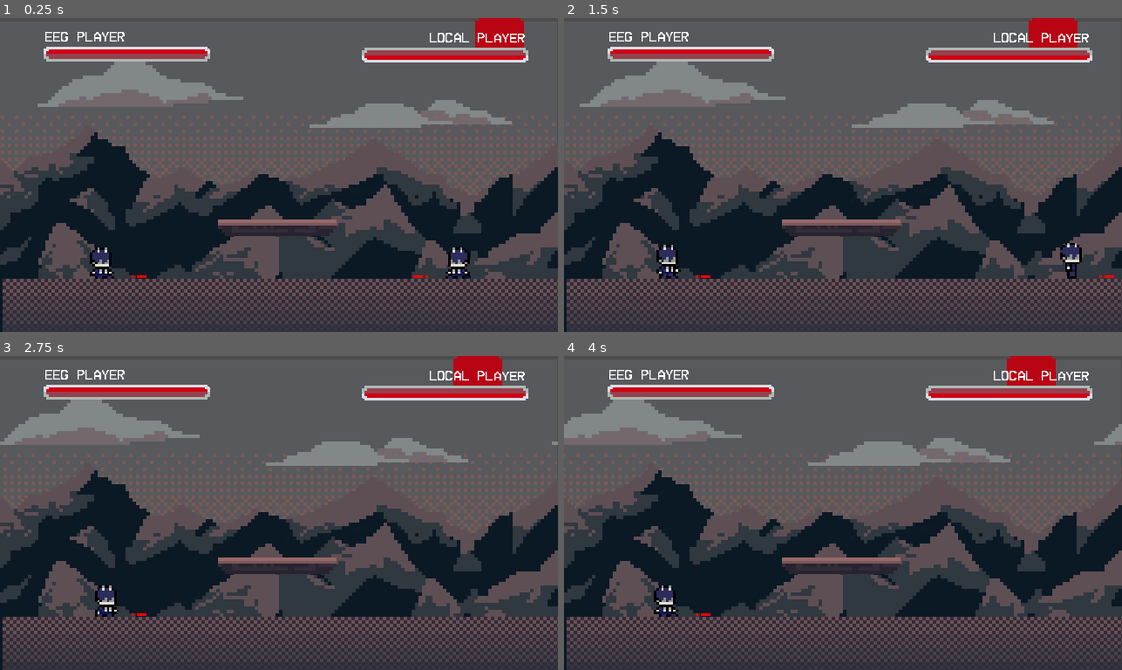
Above: before the commit, frames 1-4 (two rows, left to right).
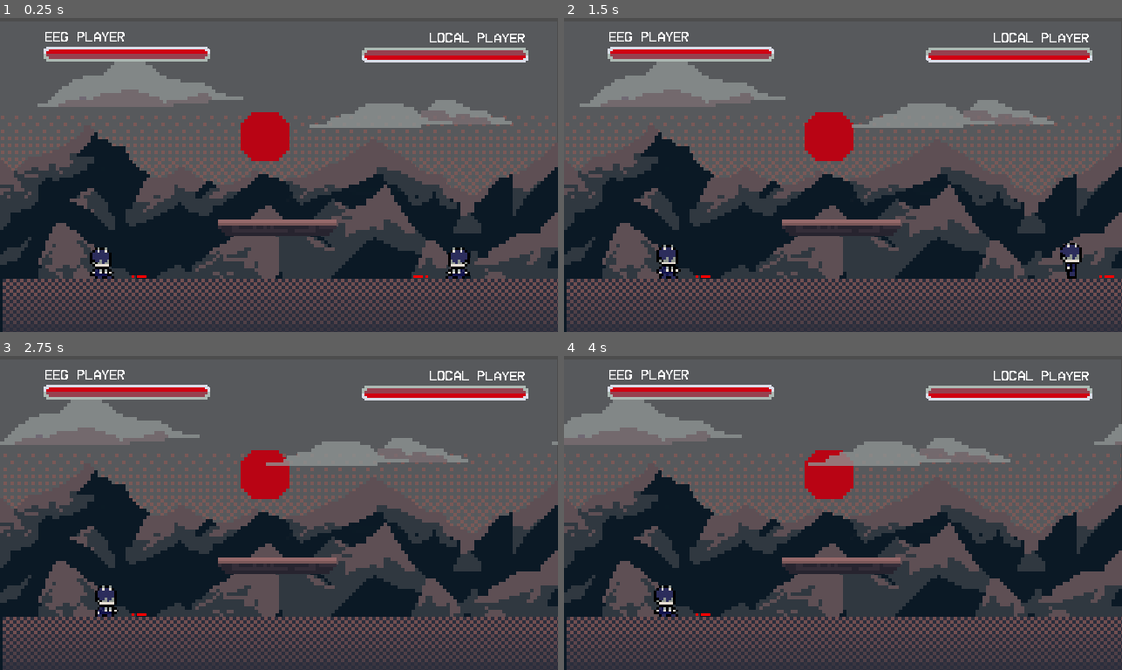
Above: after the commit, the same moments.

Repository: lucasmcclean/project-foxtrot-black-trigger-watchtower-omega
Game: Godot game, scene res://main.tscn
Same seed, same stepped clock (60 frames per second), same inputs: the game is played once before the commit and once after it.
Inputs:
- Up to frame 1 (0.25 s): no input
- Up to frame 2 (1.5 s): hold D (move_right) 0.53-1.28 s; tap S (crouch) at 0.6 s; tap W (jump) at 0.77 s; hold Insert (move_down) from 1.28 s (still down); tap Space (flash_step) at 1.35 s
- Up to frame 3 (2.75 s): tap W (jump) at 1.52 s; release Insert (move_down) at 2.03 s; hold D (move_right) from 2.03 s (still down); tap E (kick) at 2.1 s
- Up to frame 4 (4 s): release D (move_right) at 2.78 s; hold Page Up (move_up) 2.78-3.53 s; tap Q (punch) at 2.85 s; tap W (jump) at 3.02, 3.77 s; hold A (move_left) from 3.53 s (still down); tap S (crouch) at 3.6 s

The runs differ from the first frame. In frame 1, 1.9% of the frame differs, in the area x 43-94%, y 0-46%; in frame 2, 2.0%, in the area x 43-93%, y 0-46%; in frame 3, 1.9%; in frame 4, 1.8%.

Commit message:
Sun positioning and parallax

Diff:
--- a/project-foxtrot-black-trigger-watchtower-omega/main.tscn
+++ b/project-foxtrot-black-trigger-watchtower-omega/main.tscn
@@ -51,6 +51,12 @@
 region_enabled = true
 region_rect = Rect2(0, 0, 641, 361.75)
 
+[node name="Sun" type="Sprite2D" parent="Parallax2D"]
+texture_repeat = 2
+position = Vector2(-271, 15)
+texture = ExtResource("13_w48qg")
+region_rect = Rect2(0, 0, 640, 360)
+
 [node name="Clouds" type="Sprite2D" parent="Parallax2D"]
 texture_repeat = 2
 position = Vector2(1, -52)
@@ -63,13 +69,6 @@
 texture_repeat = 2
 position = Vector2(1, -54)
 texture = ExtResource("10_efxa6")
-region_enabled = true
-region_rect = Rect2(0, 0, 640, 360)
-
-[node name="Sun" type="Sprite2D" parent="Parallax2D"]
-texture_repeat = 2
-position = Vector2(1, -102)
-texture = ExtResource("13_w48qg")
 region_enabled = true
 region_rect = Rect2(0, 0, 640, 360)
 
